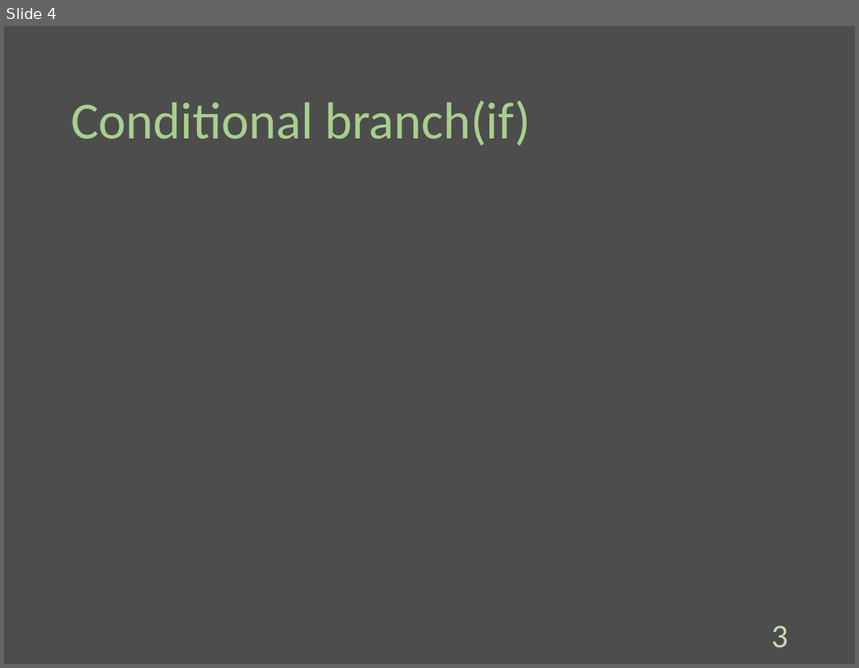
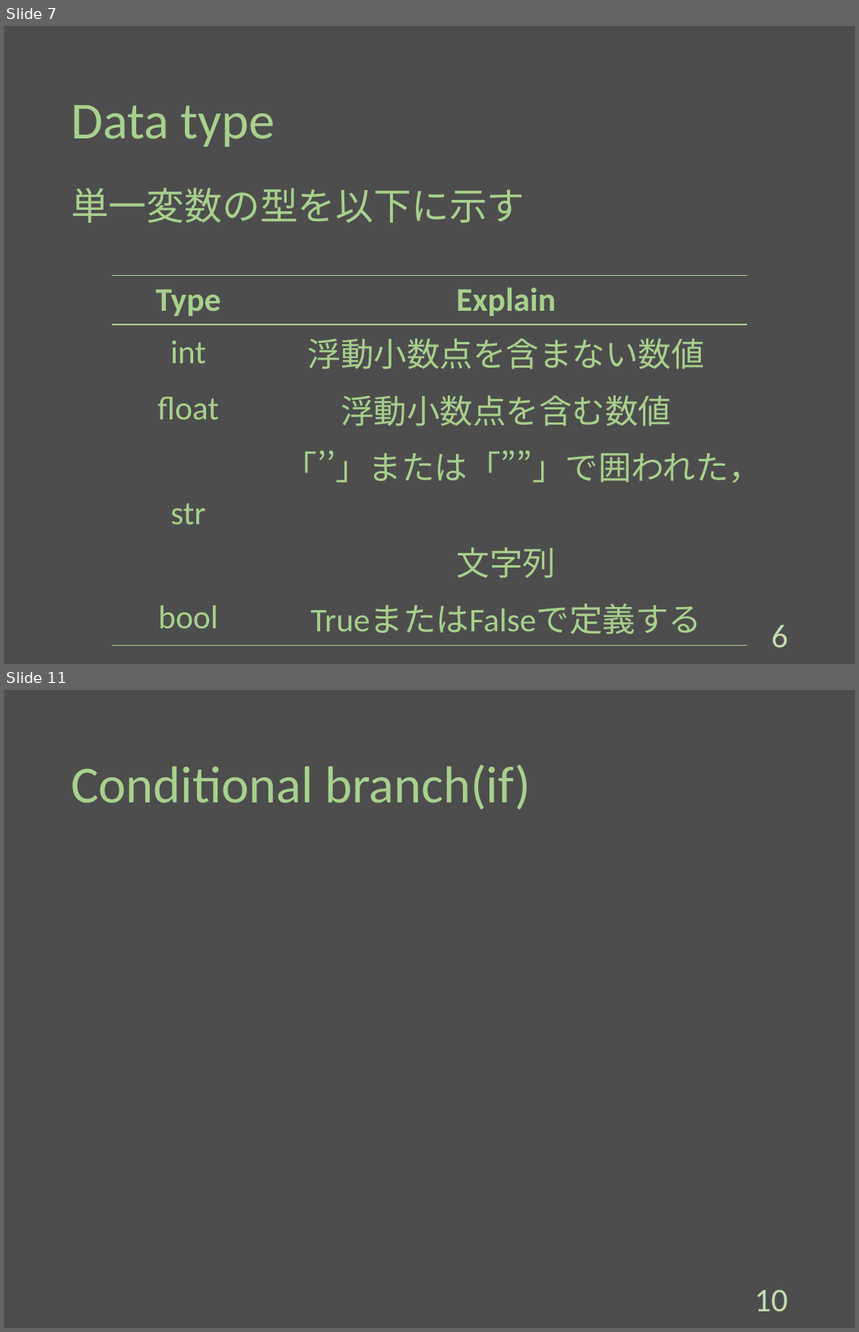
Before and after one commit to Melbeck777/program_seminar, a slide deck: ProgramSlide.pptx. Shown one above the other, each under a label of ours: slide 4 before the commit, slides 7 and 11 after it; the slides between them are not shown. The pictures are 859x668 and 859x1332 pixels, drawn with LibreOffice and Linux fonts; fonts in the diff are those of the drawing. Boxes give left, top, right and bottom in pixels: in the first picture for what was removed or moved away, otherwise in the second. Text is boxed around its words. In the diff, an @@ line names an element or a change of style, - is before the commit and + after.

```diff
--- a/ProgramSlide.pptx
+++ b/ProgramSlide.pptx
@@ slide 7 added at <box>4,26,855,664</box>, background #4D4D4D @@
@@ title added at <box>71,105,275,147</box>, 44 pt, text #A8D08D @@
+Data type
@@ text added at <box>71,188,525,223</box>, 32 pt, text #A8D08D @@
+単一変数の型を以下に示す
@@ table added at <box>112,275,748,638</box>, 5 rows, 2 columns @@
+Type | Explain
+int | 浮動小数点を含まない数値
+float | 浮動小数点を含む数値
+str | 「’’」または「””」で囲われた， 文字列
+bool | TrueまたはFalseで定義する
@@ page number added at <box>772,625,788,648</box>, 28 pt, text #C3DDB3 @@
+6
@@ what was slide 4 is now slide 11 @@
@@ page number at <box>755,1290,788,1312</box>: text changed @@
-3
+10
```
Also in this commit, not shown: 4 slides changed, 6 other slides added.
